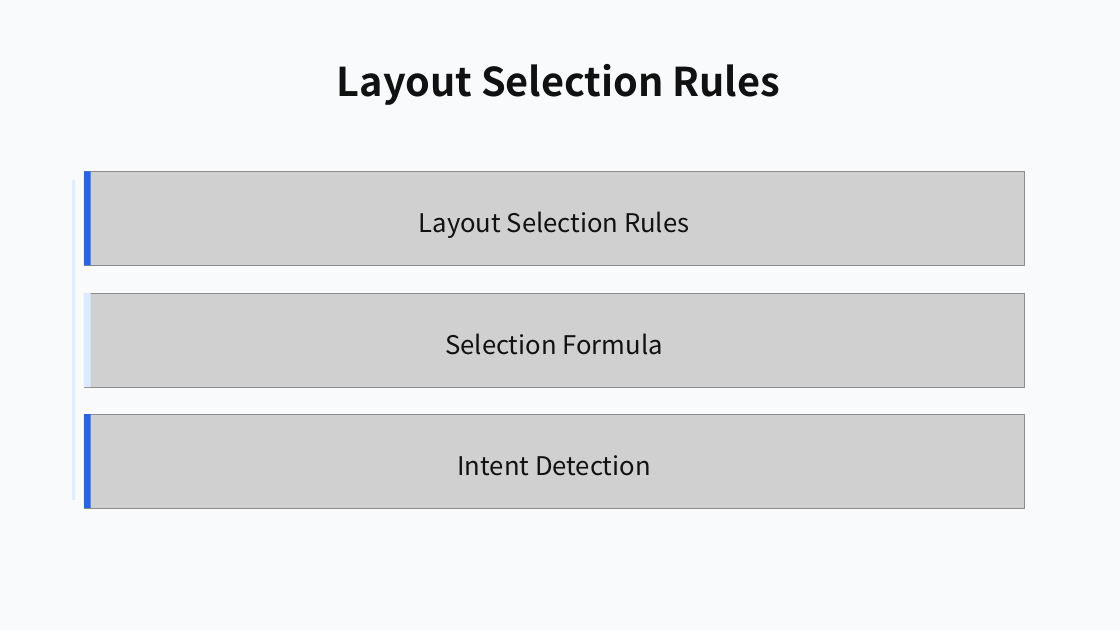
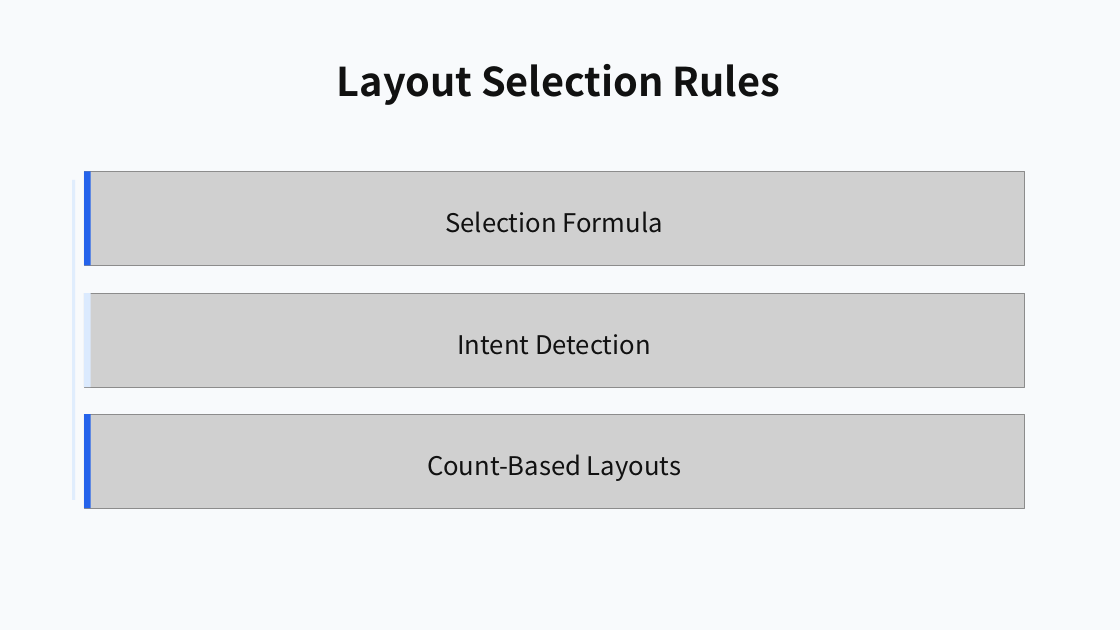
Before and after one commit to ch040602/mdpr-skill, a slide deck: slide 12 of artifacts/mdpr-vs-skill/mdpr-baseline-result.pptx. Drawn at 1120x630 pixels with LibreOffice and Linux fonts; fonts in the diff are those of the drawing; grey boxes stand for pictures. Boxes give left, top, right and bottom in pixels: in the first picture for what was removed or moved away, otherwise in the second. Text is boxed around its words. In the diff, an @@ line names an element or a change of style, - is before the commit and + after.

```diff
--- a/artifacts/mdpr-vs-skill/mdpr-baseline-result.pptx
+++ b/artifacts/mdpr-vs-skill/mdpr-baseline-result.pptx
@@ text at [445,211,663,233]: text changed @@
-Layout Selection Rules
+Selection Formula
@@ text at [457,334,651,355]: text changed @@
-Selection Formula
+Intent Detection
@@ text at [427,454,681,481]: text changed @@
-Intent Detection
+Count-Based Layouts
```
Also in this commit, not shown: 8 other slides changed, 6 other files.
